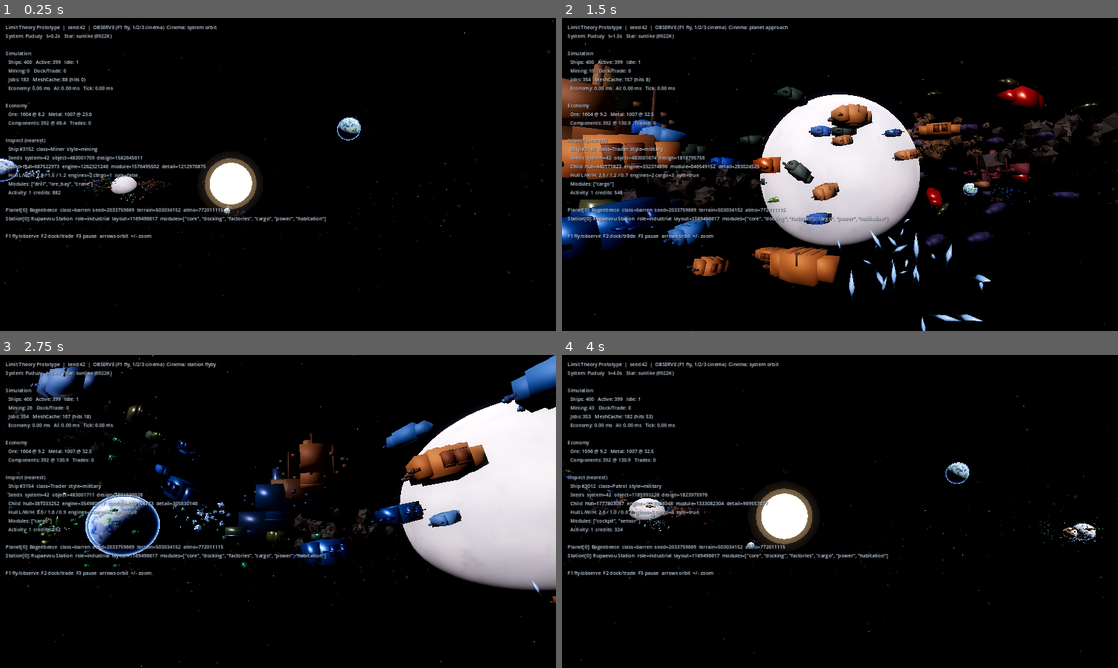
Above: before the commit, frames 1-4 (two rows, left to right).
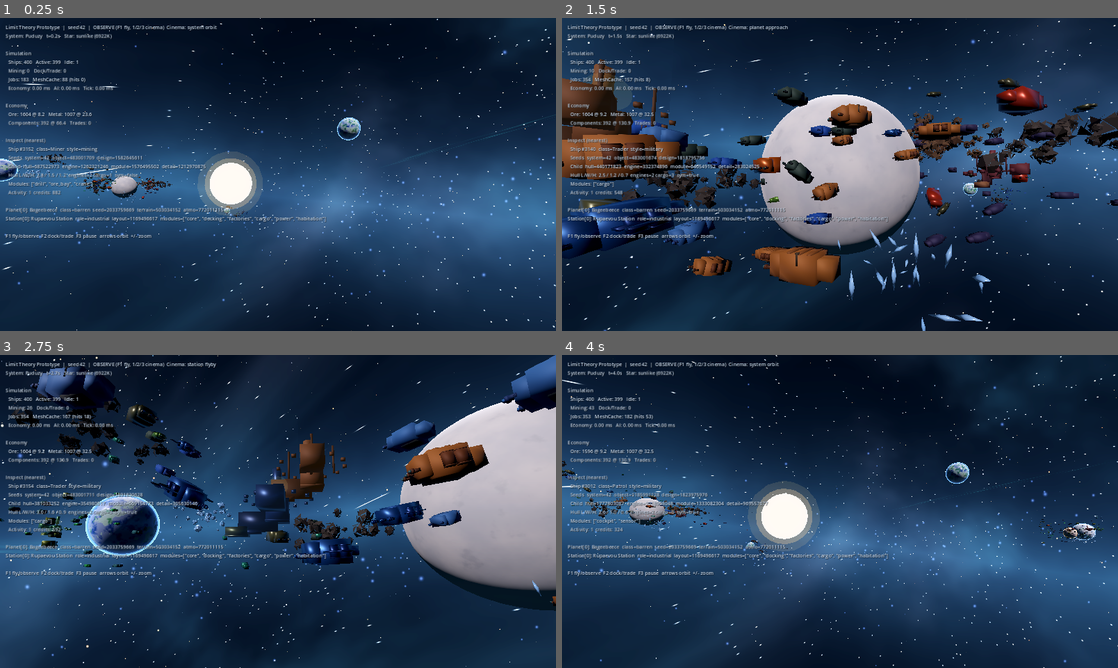
Above: after the commit, the same moments.

Repository: GeneralKnowledge/EternalWar
Game: Godot game, scene res://scenes/main.tscn
Same seed, same stepped clock (60 frames per second), same inputs: the game is played once before the commit and once after it.
Inputs (mouse positions are in pixels of both pictures, inside the frame that each line leads up to):
- Up to frame 1 (0.25 s): no input
- Up to frame 2 (1.5 s): tap Enter at 0.5 s; move the mouse to (962, 158) at 0.52 s; hold Right (ui_right) 0.53-1.28 s; tap 1 at 0.6 s; click (962, 158) at 0.67 s; tap Space at 0.77 s; move the mouse to (728, 190) at 1.27 s; hold Down (ui_down) from 1.28 s (still down); tap 2 at 1.35 s
- Up to frame 3 (2.75 s): tap Space at 1.52 s; move the mouse to (333, 442) at 2.02 s; release Down (ui_down) at 2.03 s; hold Right (ui_right) from 2.03 s (still down); tap 3 at 2.1 s
- Up to frame 4 (4 s): move the mouse to (812, 574) at 2.77 s; release Right (ui_right) at 2.78 s; hold Up (ui_up) 2.78-3.53 s; tap C at 2.85 s; click (812, 574) at 2.92 s; tap Space at 3.02, 3.77 s; move the mouse to (1006, 558) at 3.52 s; hold Left (ui_left) from 3.53 s (still down); tap 1 at 3.6 s

The runs differ from the first frame. In frame 1, 97% of the frame differs, in the area x 0-100%, y 0-100%; in frame 2, 84%; in frame 3, 89%; in frame 4, 97%.

Commit message:
Fix black/washed sky — readable deep-space backdrop (#6)
* Fix washed-out black sky with dense starfield and soft backdrop

Restore MultiMesh billboard stars and galactic dust, lift the procedural
sky tint so empty space is not crushed black, and crush bloom/star emission
that was blowing the Compatibility renderer to white.

Co-authored-by: GeneralKnowledge <GeneralKnowledge@users.noreply.github.com>

* Tune sky colour and star scale for readable deep space

Bias nebula hues toward cyan/violet, keep an indigo sky floor under
Filmic tonemap, and shrink MultiMesh stars so empty space reads as
structured space instead of black void or muddy olive wash.

Co-authored-by: GeneralKnowledge <GeneralKnowledge@users.noreply.github.com>

---------

Co-authored-by: Cursor Agent <cursoragent@cursor.com>
Co-authored-by: GeneralKnowledge <GeneralKnowledge@users.noreply.github.com>

Diff:
--- a/presentation/generators/starfield_gen.gd
+++ b/presentation/generators/starfield_gen.gd
@@ -3,7 +3,8 @@
 extends RefCounted
 
 
-static func build_multimesh(system_seed: int, count: int = 3200) -> MultiMesh:
+static func build_multimesh(system_seed: int, count: int = 6200) -> MultiMesh:
+	## Dense star points: mostly small, a few brighter gems — not bokeh discs.
 	var rng := SeedHash.make_rng(system_seed, "starfield")
 	var mm := MultiMesh.new()
 	mm.transform_format = MultiMesh.TRANSFORM_3D
@@ -13,51 +14,50 @@
 	mm.mesh = quad
 	mm.instance_count = count
 
-	# Cluster seeds + galactic plane bias
 	var clusters: Array[Vector3] = []
 	clusters.append(rng.dir3())
-	for i in mini(72, count):
+	for i in mini(120, count):
 		var base: Vector3 = clusters[rng.randi_range(0, clusters.size() - 1)]
-		var p: Vector3 = (base + rng.dir3() * rng.randf_range(0.04, 0.48)).normalized()
-		clusters.append(p)
+		clusters.append((base + rng.dir3() * rng.randf_range(0.04, 0.5)).normalized())
 
-	# Galactic plane normal (deterministic tilt)
-	var plane_n := Vector3(rng.randf_range(-0.2, 0.2), 1.0, rng.randf_range(-0.2, 0.2)).normalized()
+	var plane_n := Vector3(rng.randf_range(-0.22, 0.22), 1.0, rng.randf_range(-0.22, 0.22)).normalized()
 
 	for i in count:
 		var dir: Vector3
-		var on_plane := rng.randf() < 0.42
+		var on_plane := rng.randf() < 0.5
 		if on_plane:
-			# Sample near galactic plane: project random dir onto plane band
 			dir = rng.dir3()
-			dir = (dir - plane_n * dir.dot(plane_n) * rng.randf_range(0.55, 0.95)).normalized()
-			if rng.randf() < 0.5:
-				dir = (dir + clusters[rng.randi_range(0, clusters.size() - 1)] * 0.35).normalized()
-		elif rng.randf() < 0.75:
-			dir = clusters[rng.randi_range(0, clusters.size() - 1)]
-			dir = (dir + rng.dir3() * rng.randf_range(0.0, 0.1)).normalized()
+			dir = (dir - plane_n * dir.dot(plane_n) * rng.randf_range(0.5, 0.95)).normalized()
+			if rng.randf() < 0.55:
+				dir = (dir + clusters[rng.randi_range(0, clusters.size() - 1)] * 0.4).normalized()
+		elif rng.randf() < 0.7:
+			dir = (clusters[rng.randi_range(0, clusters.size() - 1)] + rng.dir3() * rng.randf_range(0.0, 0.14)).normalized()
 		else:
 			dir = rng.dir3()
 
-		var dist := rng.randf_range(7500.0, 15000.0)
-		var mag := pow(rng.randf(), 2.5)
+		var dist := rng.randf_range(3200.0, 7800.0)
+		var mag := pow(rng.randf(), 2.4)
 		if on_plane:
 			mag = minf(1.0, mag + 0.08)
-		var size := lerpf(2.8, 20.0, mag)
+		# Small sharp points; rare gems a bit larger.
+		var size: float
+		if mag > 0.82:
+			size = lerpf(14.0, 28.0, (mag - 0.82) / 0.18)
+		else:
+			size = lerpf(3.5, 12.0, mag / 0.82)
 		var temp_k := lerpf(2800.0, 14000.0, rng.randf())
-		# Hotter stars rarer
 		if rng.randf() < 0.7:
-			temp_k = lerpf(3000.0, 7000.0, rng.randf())
+			temp_k = lerpf(3400.0, 7400.0, rng.randf())
 		var col := StellarColour.from_temperature(temp_k)
-		var bright := 0.35 + mag * 1.0
+		var bright := 0.9 + mag * 1.5
 		col = Color(col.r * bright, col.g * bright, col.b * bright)
 		mm.set_instance_transform(i, Transform3D(Basis.IDENTITY.scaled(Vector3.ONE * size), dir * dist))
 		mm.set_instance_color(i, col)
 	return mm
 
 
-static func build_galactic_dust(system_seed: int, count: int = 400) -> MultiMesh:
-	## Faint large-scale dust along the galactic plane.
+static func build_galactic_dust(system_seed: int, count: int = 480) -> MultiMesh:
+	## Soft large-scale dust along the galactic plane (subtle, not giant bokeh).
 	var rng := SeedHash.make_rng(system_seed, "galactic_dust")
 	var mm := MultiMesh.new()
 	mm.transform_format = MultiMesh.TRANSFORM_3D
@@ -70,11 +70,16 @@
 	var tint := nebula_color(system_seed)
 	for i in count:
 		var dir := rng.dir3()
-		dir = (dir - plane_n * dir.dot(plane_n) * rng.randf_range(0.7, 0.98)).normalized()
-		var dist := rng.randf_range(5000.0, 11000.0)
-		var size := rng.randf_range(40.0, 120.0)
-		var a := rng.randf_range(0.04, 0.14)
-		var c := Color(tint.r, tint.g, tint.b, a)
+		dir = (dir - plane_n * dir.dot(plane_n) * rng.randf_range(0.65, 0.98)).normalized()
+		var dist := rng.randf_range(4000.0, 9000.0)
+		var size := rng.randf_range(40.0, 110.0)
+		var a := rng.randf_range(0.08, 0.2)
+		var c := Color(
+			lerpf(tint.r, 0.45, 0.35),
+			lerpf(tint.g, 0.5, 0.3),
+			lerpf(tint.b, 0.95, 0.45),
+			a
+		)
 		mm.set_instance_transform(i, Transform3D(Basis.IDENTITY.scaled(Vector3.ONE * size), dir * dist))
 		mm.set_instance_color(i, c)
 	return mm
@@ -82,7 +87,16 @@
 
 static func nebula_color(system_seed: int) -> Color:
 	var rng := SeedHash.make_rng(system_seed, "nebula")
-	var h := rng.randf()
-	var s := rng.randf_range(0.3, 0.7)
-	var l := rng.randf_range(0.12, 0.35)
-	return Color.from_hsv(h, s, l)
+	var hue_pick := rng.randf()
+	var hue: float
+	if hue_pick < 0.3:
+		hue = rng.randf_range(0.52, 0.62)
+	elif hue_pick < 0.6:
+		hue = rng.randf_range(0.62, 0.78)
+	elif hue_pick < 0.85:
+		hue = rng.randf_range(0.78, 0.92)
+	else:
+		hue = rng.randf_range(0.92, 1.0)
+		if rng.randf() < 0.45:
+			hue = rng.randf_range(0.0, 0.06)
+	return Color.from_hsv(hue, rng.randf_range(0.45, 0.78), rng.randf_range(0.22, 0.42))
--- a/presentation/stellar_colour.gd
+++ b/presentation/stellar_colour.gd
@@ -24,4 +24,4 @@
 
 
 static func luminosity_energy(luminosity: float) -> float:
-	return 2.4 + clampf(luminosity, 0.3, 3.0) * 1.8
+	return 1.4 + clampf(luminosity, 0.3, 3.0) * 1.1
--- a/presentation/system_presenter.gd
+++ b/presentation/system_presenter.gd
@@ -74,30 +74,45 @@
 	var star: Dictionary = sim.world["star"]
 	var light := DirectionalLight3D.new()
 	light.light_color = StellarColour.from_temperature(float(star.get("temperature", 5800.0)))
-	light.light_energy = float(star.get("luminosity", 1.2)) * 1.15
+	# Keep the local sun readable without blooming the whole frame white.
+	light.light_energy = clampf(float(star.get("luminosity", 1.2)) * 0.72, 0.45, 1.6)
 	light.shadow_enabled = false
 	light.rotation_degrees = Vector3(-38, 42, 0)
 	add_child(light)
 
+	var nebula: Color = sim.world.get("nebula_color", Color(0.25, 0.2, 0.55))
+	# Keep saturation punchy but don't lift value into muddy wash.
+	nebula = Color.from_hsv(nebula.h, clampf(nebula.s * 1.15, 0.42, 0.88), clampf(nebula.v * 1.15, 0.26, 0.48))
+
 	var env := WorldEnvironment.new()
 	var e := Environment.new()
-	e.background_mode = Environment.BG_COLOR
-	var nebula: Color = sim.world.get("nebula_color", Color(0.02, 0.03, 0.05))
-	# True deep space — almost black, nebula lives in layered shaders.
-	e.background_color = Color(0.003, 0.004, 0.008)
+	# Soft procedural sky fills voids; MultiMesh billboards supply dense star points.
+	e.background_mode = Environment.BG_SKY
+	var sky := Sky.new()
+	sky.process_mode = Sky.PROCESS_MODE_REALTIME
+	sky.radiance_size = Sky.RADIANCE_SIZE_256
+	var sky_mat := ShaderMaterial.new()
+	sky_mat.shader = load("res://shaders/deep_space_sky.gdshader")
+	sky_mat.set_shader_parameter("seed", float(sim.seed_value))
+	sky_mat.set_shader_parameter("nebula_tint", Vector3(nebula.r, nebula.g, nebula.b))
+	sky_mat.set_shader_parameter("nebula_strength", 0.95)
+	sky_mat.set_shader_parameter("band_strength", 0.9)
+	sky.sky_material = sky_mat
+	e.sky = sky
 	e.ambient_light_source = Environment.AMBIENT_SOURCE_COLOR
-	e.ambient_light_color = Color(0.04, 0.045, 0.06).lerp(nebula, 0.12)
-	e.ambient_light_energy = 0.3
-	e.tonemap_mode = Environment.TONE_MAPPER_ACES
-	e.tonemap_exposure = 0.92
+	e.ambient_light_color = Color(0.06, 0.065, 0.1).lerp(nebula, 0.45)
+	e.ambient_light_energy = 0.4
+	# Filmic keeps dark sky structure; ACES was crushing the void to pure black.
+	e.tonemap_mode = Environment.TONE_MAPPER_FILMIC
+	e.tonemap_exposure = 1.05
 	e.glow_enabled = true
-	e.glow_intensity = 0.75
-	e.glow_bloom = 0.38
-	e.glow_hdr_threshold = 0.75
+	e.glow_intensity = 0.32
+	e.glow_bloom = 0.08
+	e.glow_hdr_threshold = 1.25
 	e.fog_enabled = true
-	e.fog_light_color = Color(nebula.r * 0.35, nebula.g * 0.35, nebula.b * 0.4)
-	e.fog_density = 0.000018
-	e.fog_aerial_perspective = 0.05
+	e.fog_light_color = Color(nebula.r * 0.45, nebula.g * 0.4, nebula.b * 0.55)
+	e.fog_density = 0.000014
+	e.fog_aerial_perspective = 0.06
 	env.environment = e
 	_env_node = env
 	add_child(env)
@@ -108,16 +123,17 @@
 
 
 func _build_starfield() -> void:
+	# Primary dense starfield — additive billboards always fill empty sky.
 	var stars := MultiMeshInstance3D.new()
-	stars.multimesh = StarfieldGen.build_multimesh(sim.seed_value, 3800)
+	stars.multimesh = StarfieldGen.build_multimesh(sim.seed_value, 6200)
 	var mat := ShaderMaterial.new()
 	mat.shader = load("res://shaders/starfield.gdshader")
 	stars.material_override = mat
 	add_child(stars)
 
-	# Layer 2 — faint galactic dust band
+	# Soft galactic dust band for large-scale structure.
 	var dust := MultiMeshInstance3D.new()
-	dust.multimesh = StarfieldGen.build_galactic_dust(sim.seed_value, 420)
+	dust.multimesh = StarfieldGen.build_galactic_dust(sim.seed_value, 480)
 	var dmat := ShaderMaterial.new()
 	dmat.shader = load("res://shaders/starfield.gdshader")
 	dust.material_override = dmat
@@ -125,30 +141,34 @@
 
 
 func _build_nebula_layers(nebula: Color) -> void:
+	# Mid/far veils — coloured structure without blooming white.
 	var rng := SeedHash.make_rng(sim.seed_value, "nebula_layers")
 	var shader: Shader = load("res://shaders/nebula.gdshader")
-	for i in 3:
+	for i in 4:
 		var mi := MeshInstance3D.new()
 		var plane := PlaneMesh.new()
-		var sz := rng.randf_range(6000.0, 11000.0)
+		var sz := rng.randf_range(5500.0, 10000.0)
 		plane.size = Vector2(sz, sz)
 		mi.mesh = plane
 		var mat := ShaderMaterial.new()
 		mat.shader = shader
-		# Structured colour against black — not a full-sky wash.
 		var layer_col := Color.from_hsv(
-			nebula.h + rng.randf_range(-0.06, 0.06),
-			clampf(nebula.s * 1.1 + 0.1, 0.3, 0.7),
-			clampf(nebula.v * 1.4 + 0.15, 0.2, 0.45)
+			nebula.h + rng.randf_range(-0.1, 0.1),
+			clampf(nebula.s * 1.1, 0.35, 0.85),
+			clampf(nebula.v + rng.randf_range(0.05, 0.2), 0.28, 0.55)
 		)
 		mat.set_shader_parameter("nebula_color", layer_col)
 		mat.set_shader_parameter("seed_offset", float(i) * 17.3 + float(sim.seed_value % 100) * 0.13)
-		mat.set_shader_parameter("density", rng.randf_range(0.45, 0.65))
-		mat.set_shader_parameter("soft_edge", rng.randf_range(0.4, 0.7))
-		mat.set_shader_parameter("brightness", rng.randf_range(0.18, 0.38))
+		mat.set_shader_parameter("density", rng.randf_range(0.5, 0.72))
+		mat.set_shader_parameter("soft_edge", rng.randf_range(0.35, 0.6))
+		mat.set_shader_parameter("brightness", rng.randf_range(0.4, 0.62))
 		mi.material_override = mat
 		var dir := rng.dir3()
-		mi.position = dir * rng.randf_range(9000.0, 16000.0)
+		if i < 2:
+			dir.y *= 0.28
+			dir = dir.normalized()
+		# Spread layers so at least one reads from typical cinema angles.
+		mi.position = dir * rng.randf_range(3800.0, 8200.0)
 		add_child(mi)
 		mi.look_at(Vector3.ZERO, Vector3.UP)
 
--- /dev/null
+++ b/shaders/deep_space_sky.gdshader
@@ -0,0 +1,72 @@
+shader_type sky;
+
+// Deep indigo void + coloured nebula structure. Nebula tint accents, never muddies the floor.
+
+uniform float seed = 42.0;
+uniform vec3 nebula_tint = vec3(0.4, 0.35, 0.85);
+uniform float nebula_strength = 0.85;
+uniform float band_strength = 0.8;
+
+float hash21(vec2 p) {
+	p = fract(p * vec2(123.34, 456.21) + seed * 0.01);
+	p += dot(p, p + 45.32);
+	return fract(p.x * p.y);
+}
+
+float noise2(vec2 p) {
+	vec2 i = floor(p);
+	vec2 f = fract(p);
+	f = f * f * (3.0 - 2.0 * f);
+	float a = hash21(i);
+	float b = hash21(i + vec2(1.0, 0.0));
+	float c = hash21(i + vec2(0.0, 1.0));
+	float d = hash21(i + vec2(1.0, 1.0));
+	return mix(mix(a, b, f.x), mix(c, d, f.x), f.y);
+}
+
+float fbm(vec2 p) {
+	float v = 0.0;
+	float a = 0.5;
+	mat2 m = mat2(vec2(0.8, 0.6), vec2(-0.6, 0.8));
+	for (int i = 0; i < 4; i++) {
+		v += a * noise2(p);
+		p = m * p * 2.07;
+		a *= 0.5;
+	}
+	return v;
+}
+
+void sky() {
+	vec3 dir = normalize(EYEDIR);
+
+	// Cool indigo floor — readable, not olive, not #000.
+	vec3 col = vec3(0.035, 0.04, 0.085);
+	// Light nebula influence on the floor only
+	col = mix(col, nebula_tint * 0.28, 0.35);
+
+	vec3 band_n = normalize(vec3(0.18, 1.0, 0.1));
+	float band = 1.0 - abs(dot(dir, band_n));
+	band = pow(clamp(band, 0.0, 1.0), 3.4);
+	vec2 band_uv = vec2(atan(dir.z, dir.x), dir.y) * 2.0 + seed * 0.01;
+	float band_noise = fbm(band_uv * 1.5);
+	col += nebula_tint * band * (0.35 + band_noise * 0.65) * band_strength;
+	col += vec3(0.12, 0.16, 0.32) * band * 0.4 * band_strength;
+
+	vec2 nuv = dir.xy * 1.4 + dir.z * 0.8 + vec2(seed * 0.02, seed * 0.015);
+	float n1 = fbm(nuv * 1.05);
+	float n2 = fbm(nuv * 2.6 + 9.0);
+	float veil = smoothstep(0.36, 0.82, n1 * 0.58 + n2 * 0.5);
+	float lobe = smoothstep(0.15, 0.75, abs(dir.x + 0.25 * dir.y + n2 * 0.35));
+	col += nebula_tint * veil * lobe * nebula_strength * 0.55;
+	col += mix(nebula_tint.bgr, vec3(0.35, 0.45, 0.9), 0.4) * veil * (1.0 - lobe) * nebula_strength * 0.32;
+
+	vec2 suv = dir.xy * 85.0 + dir.z * 36.0 + seed;
+	float cell = hash21(floor(suv));
+	if (cell > 0.968) {
+		vec2 f = fract(suv) - 0.5;
+		float spark = exp(-dot(f, f) * 85.0) * (0.45 + cell);
+		col += mix(vec3(1.0, 0.92, 0.78), vec3(0.7, 0.85, 1.0), hash21(floor(suv) + 3.1)) * spark * 1.15;
+	}
+
+	COLOR = col;
+}
--- a/shaders/nebula.gdshader
+++ b/shaders/nebula.gdshader
@@ -52,8 +52,8 @@
 	float n2 = fbm(uv * 5.5 - vec2(seed_offset * 0.05, 0.3));
 	float veil = smoothstep(1.0 - density, 1.0, n * 0.65 + n2 * 0.45);
 	float alpha = veil * radial * brightness;
-	vec3 col = nebula_color.rgb * (0.55 + n2 * 0.8);
+	vec3 col = nebula_color.rgb * (0.65 + n2 * 0.6);
 	ALBEDO = col;
-	EMISSION = col * (1.2 + n * 0.8);
-	ALPHA = clamp(alpha, 0.0, 0.85);
+	EMISSION = col * (0.75 + n * 0.55);
+	ALPHA = clamp(alpha, 0.0, 0.65);
 }
--- a/shaders/star.gdshader
+++ b/shaders/star.gdshader
@@ -13,6 +13,6 @@
 	vec3 col = star_color.rgb;
 	vec3 hot = mix(col, vec3(1.0, 0.98, 0.92), 0.65);
 	ALBEDO = mix(col, hot, core);
-	EMISSION = hot * (emission_energy * core_hot * (0.55 + core * 0.9))
-		+ col * rim * corona * 8.0;
+	EMISSION = hot * (emission_energy * core_hot * (0.45 + core * 0.7))
+		+ col * rim * corona * 2.2;
 }
--- a/shaders/starfield.gdshader
+++ b/shaders/starfield.gdshader
@@ -20,14 +20,14 @@
 void fragment() {
 	vec2 uv = UV * 2.0 - 1.0;
 	float d = length(uv);
-	float core = exp(-d * d * 14.0);
-	float halo = exp(-d * d * 4.0);
-	float a = core * 0.95 + halo * 0.35;
-	if (a < 0.04 || d > soft_radius) {
+	float core = exp(-d * d * 22.0);
+	float halo = exp(-d * d * 7.0);
+	float a = core * 0.95 + halo * 0.22;
+	if (a < 0.05 || d > soft_radius) {
 		discard;
 	}
 	vec3 col = COLOR.rgb;
 	ALBEDO = col;
-	EMISSION = col * (2.0 + core * 5.0);
+	EMISSION = col * (1.6 + core * 2.8);
 	ALPHA = clamp(a, 0.0, 1.0);
 }
--- a/simulation/system_generator.gd
+++ b/simulation/system_generator.gd
@@ -46,7 +46,20 @@
 	]
 
 	var nebula_rng := SeedHash.make_rng(seed_value, "nebula")
-	var nebula_color := Color.from_hsv(nebula_rng.randf(), nebula_rng.randf_range(0.25, 0.65), nebula_rng.randf_range(0.08, 0.22))
+	# Bias toward space-readable hues (cyan / blue / violet / magenta / rose) — avoid muddy olives.
+	var hue_pick := nebula_rng.randf()
+	var hue: float
+	if hue_pick < 0.28:
+		hue = nebula_rng.randf_range(0.52, 0.62) # cyan–blue
+	elif hue_pick < 0.58:
+		hue = nebula_rng.randf_range(0.62, 0.78) # blue–violet
+	elif hue_pick < 0.82:
+		hue = nebula_rng.randf_range(0.78, 0.92) # violet–magenta
+	else:
+		hue = nebula_rng.randf_range(0.92, 1.0) # rose
+		if nebula_rng.randf() < 0.45:
+			hue = nebula_rng.randf_range(0.0, 0.06)
+	var nebula_color := Color.from_hsv(hue, nebula_rng.randf_range(0.45, 0.78), nebula_rng.randf_range(0.28, 0.5))
 
 	return {
 		"seed": seed_value,
